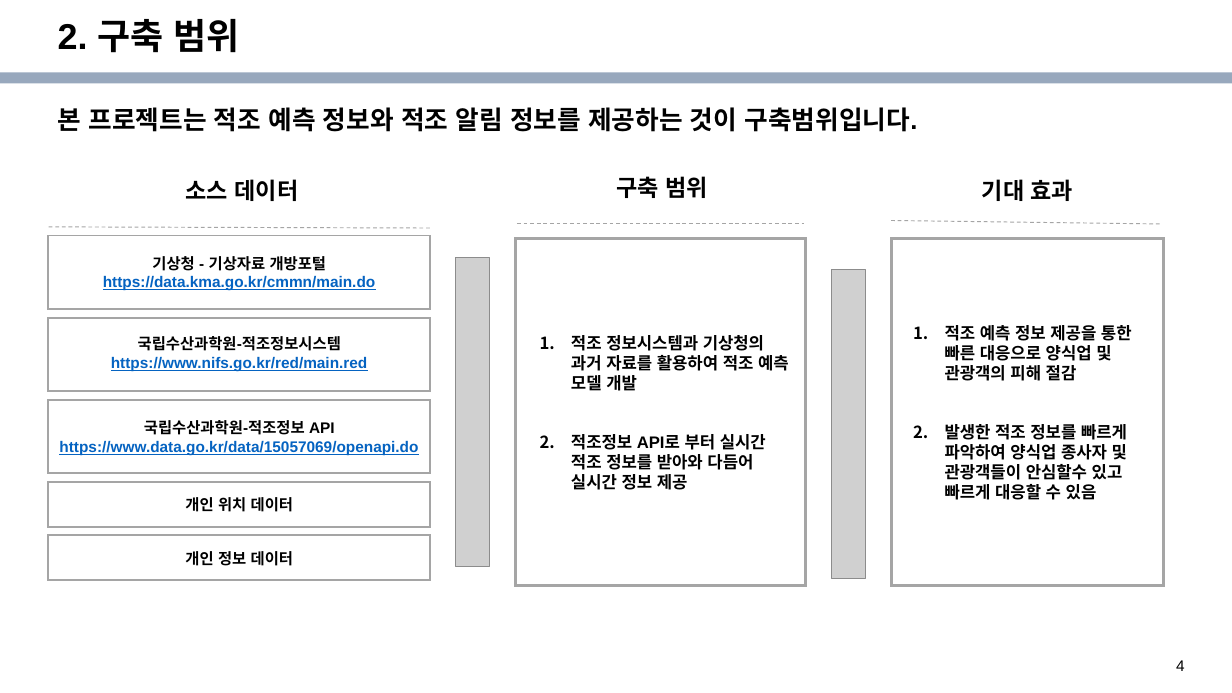
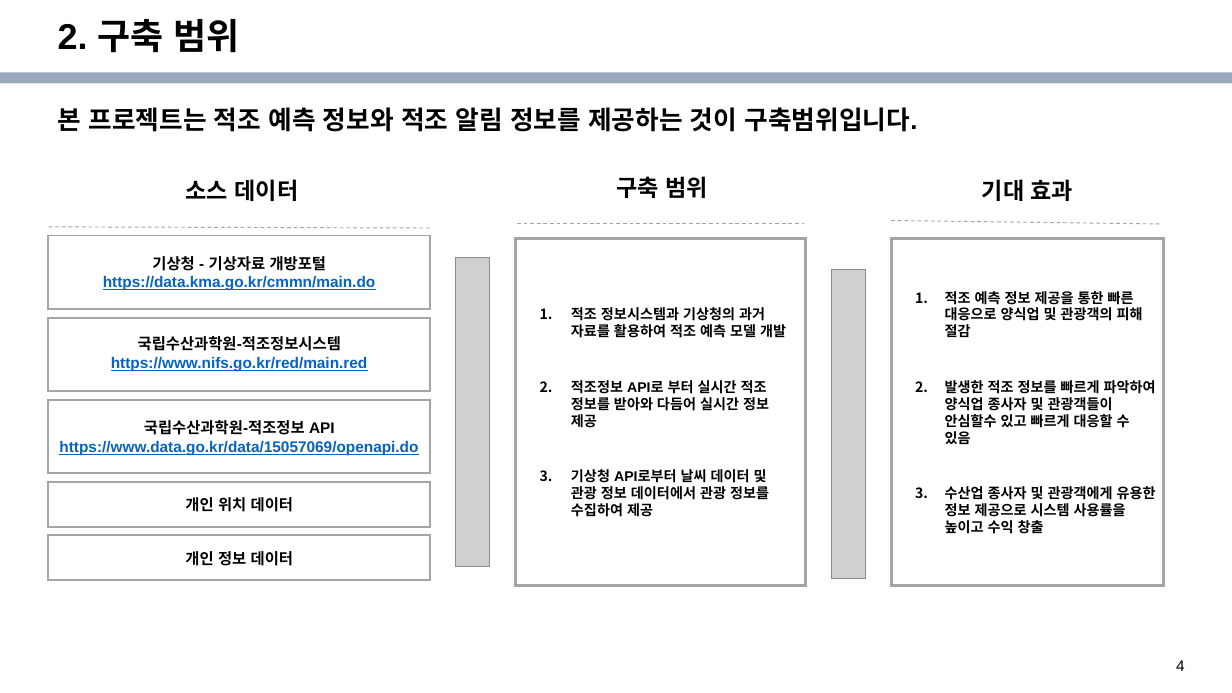
Before and after one commit to epocheing/202206_KNU_kdt2, a slide deck: slide 4 of Docs/4조 프로젝트 계획서.pptx. Drawn at 1232x693 pixels with LibreOffice and Linux fonts; fonts in the diff are those of the drawing; grey boxes stand for pictures; background and template pictures are left out. Boxes give left, top, right and bottom in pixels: in the first picture for what was removed or moved away, otherwise in the second. Text is boxed around its words. In the diff, an @@ line names an element or a change of style, - is before the commit and + after.

```diff
--- a/Docs/4조 프로젝트 계획서.pptx
+++ b/Docs/4조 프로젝트 계획서.pptx
@@ text in rectangle at [945, 289, 1156, 444]: size 13 to 11 pt in "적조 예측 정보 제공을 통한 빠른 대응으로 ...", "발생한 적조 정보를 빠르게 파악하여 양식업 종사자 ..."; indent changed; less space between paragraphs @@
@@ text in rectangle at [571, 307, 786, 428]: size 13 to 11 pt in "적조 정보시스템과 기상청의 과거 자료를 활용하여 적조 ...", "적조정보 API로 부터 실시간 적조 정보를 받아와 ..."; less space between paragraphs @@
@@ text in rectangle at [571, 469, 769, 517]: paragraph added @@
+3. 기상청 API로부터 날씨 데이터 및 관광 정보 데이터에서 관광 정보를 수집하여 제공
@@ text in rectangle at [945, 486, 1156, 536]: paragraph added @@
+3. 수산업 종사자 및 관광객에게 유용한 정보 제공으로 시스템 사용률을 높이고 수익 창출
```
Also in this commit, not shown: 1 other slide changed, 3 other files.
